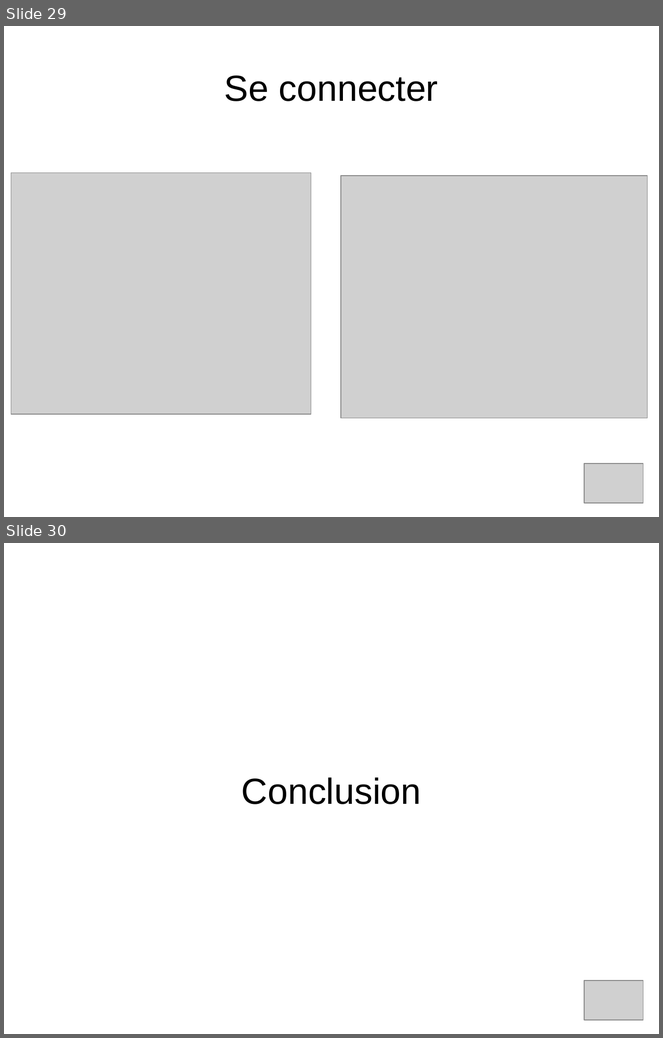
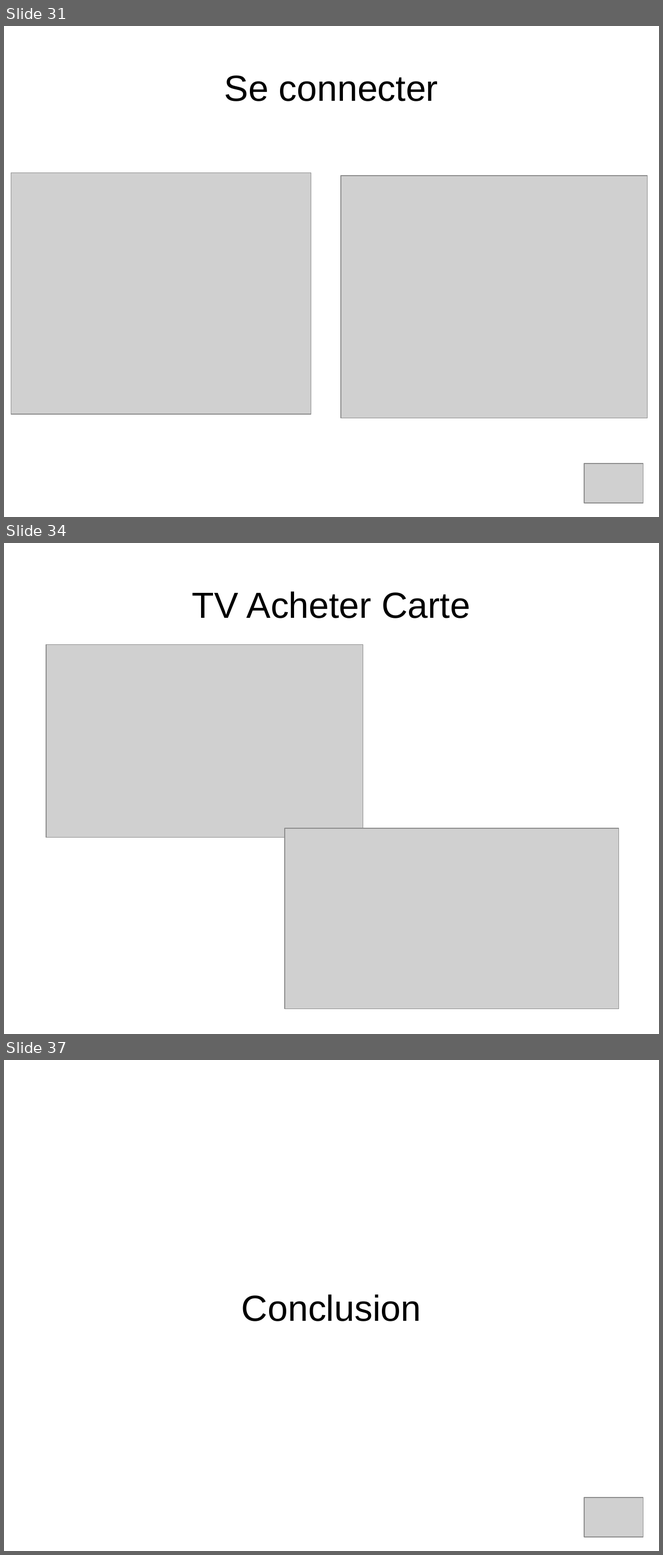
Before and after one commit to Shaolans/StoneHearth_SnowStorm, a slide deck: Presentation/presentation_IL.odp. Shown one above the other, each under a label of ours: slides 29 and 30 before the commit, slides 31, 34 and 37 after it; the slides between them are not shown. The pictures are 663x1038 and 663x1555 pixels, drawn with LibreOffice and Linux fonts; fonts in the diff are those of the drawing; grey boxes stand for pictures. Boxes give left, top, right and bottom in pixels: in the first picture for what was removed or moved away, otherwise in the second. Text is boxed around its words. In the diff, an @@ line names an element or a change of style, - is before the commit and + after.

```diff
--- a/Presentation/presentation_IL.odp
+++ b/Presentation/presentation_IL.odp
@@ slide 34 added at bbox=[4, 543, 659, 1034], background #FFFFFF @@
@@ title added at bbox=[192, 591, 470, 618], 44 pt, text #000000 @@
+TV Acheter Carte
@@ picture added at bbox=[46, 645, 363, 838] @@
@@ picture added at bbox=[285, 828, 619, 1009] @@
@@ what was slide 29 is now slide 31 @@
@@ what was slide 30 is now slide 37 @@
```
Also in this commit, not shown: 3 slides changed, 6 other slides added.
